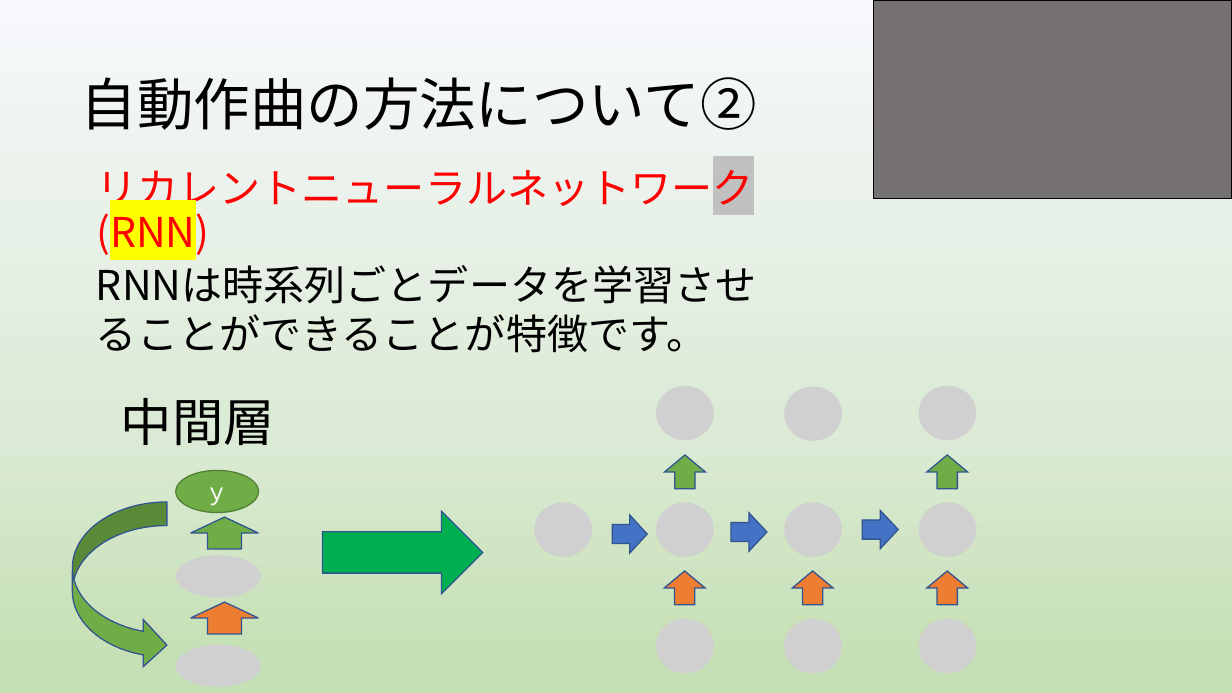
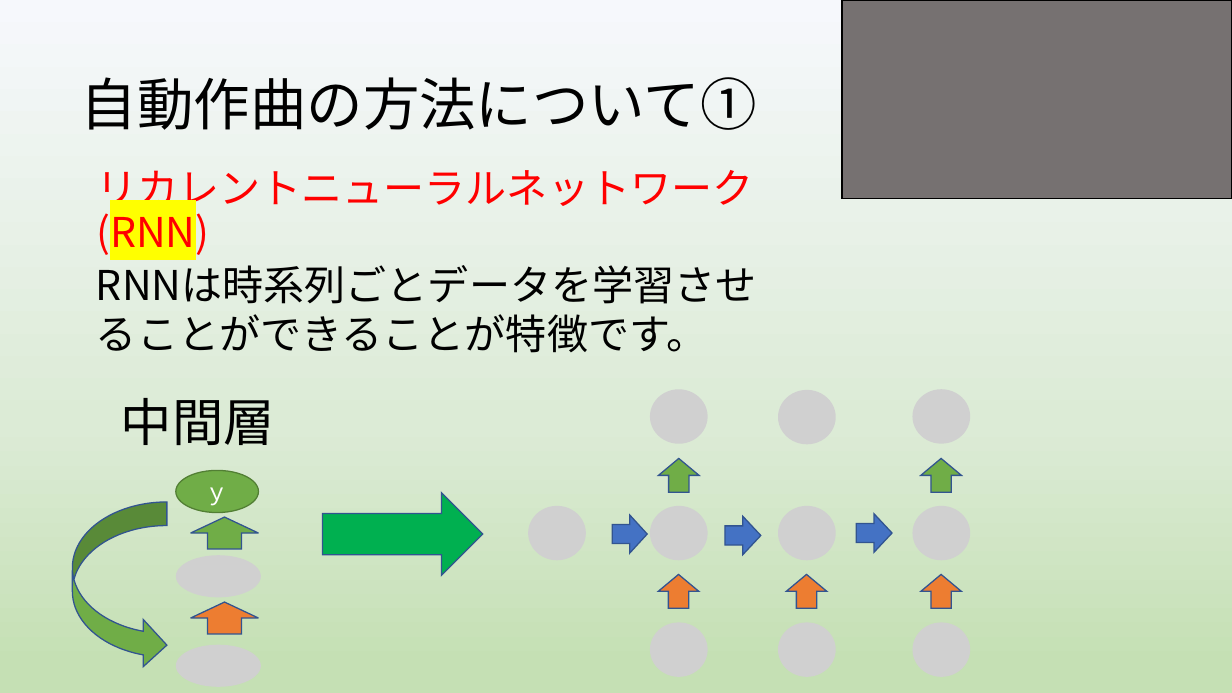
Before and after one commit to yoshitake266/bitComposer_prj, a slide deck: slide 7 of presentation/graduation/bit Composer3 .pptx (slide 11 before the commit). Drawn at 1232x693 pixels with LibreOffice and Linux fonts; fonts in the diff are those of the drawing; grey boxes stand for pictures. Boxes give left, top, right and bottom in pixels: in the first picture for what was removed or moved away, otherwise in the second. Text is boxed around its words. In the diff, an @@ line names an element or a change of style, - is before the commit and + after.

```diff
--- a/presentation/graduation/bit Composer3 .pptx
+++ b/presentation/graduation/bit Composer3 .pptx
@@ rectangle: place and size @@
-rectangle at [873,0,1232,199]
+rectangle at [842,0,1232,199]
@@ title at [81,77,757,130]: text changed @@
-自動作曲の方法について②
+自動作曲の方法について①
@@ text "リカレントニューラルネットワーク(RNN)" at [96,170,753,258]: highlight #C0C0C0 to none in "リカレントニューラルネットワーク(RNN)" @@
@@ right arrow: place and size @@
-right arrow at [323,511,482,593]
+right arrow at [323,493,482,575]
@@ 10 pictures, 7 right arrows: place and size @@
-10 pictures, 7 right arrows at [534,385,976,674]
+10 pictures, 7 right arrows at [529,389,970,677]
```
Also in this commit, not shown: 7 other slides changed, 7 slides added, 7 slides removed.
